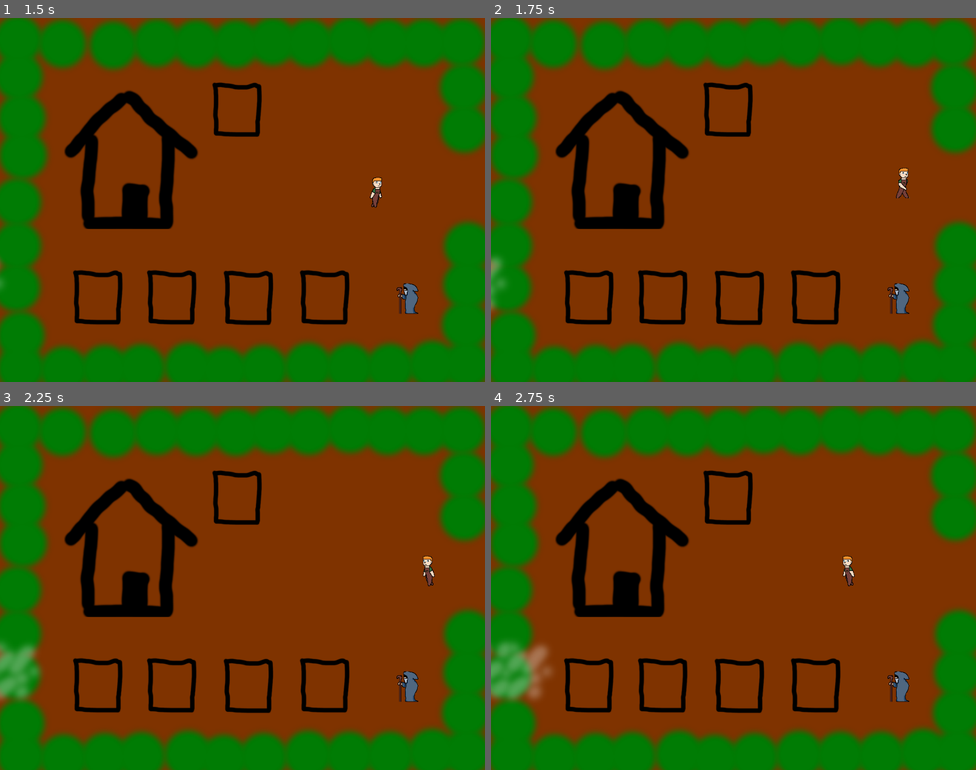
Above: before the commit, frames 1-4 (two rows, left to right).
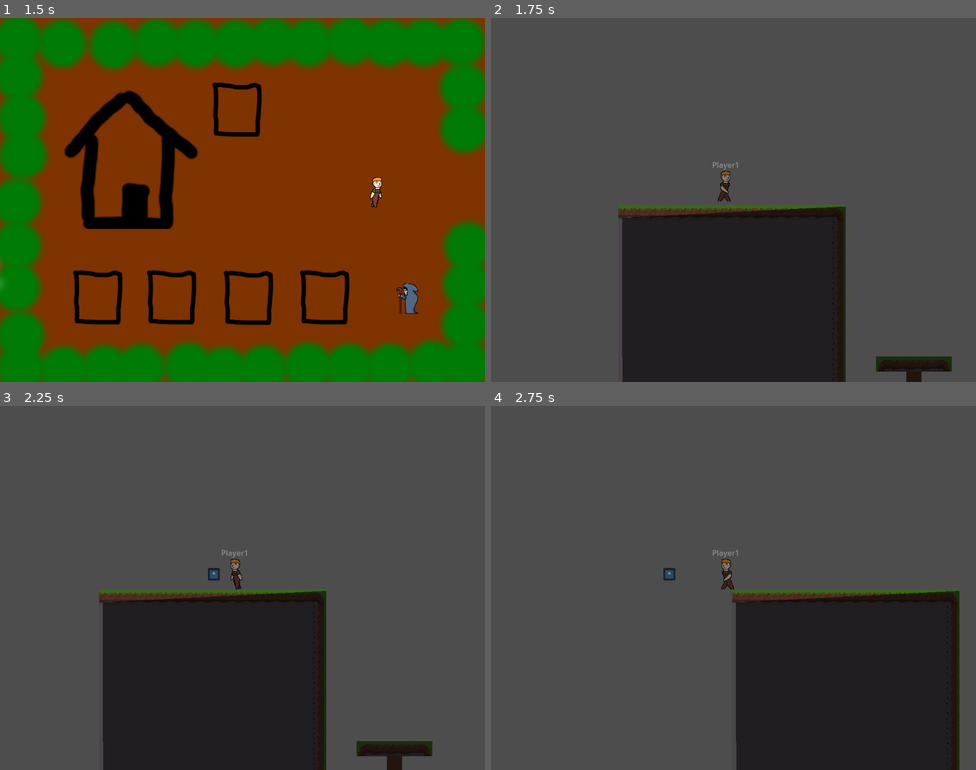
Above: after the commit, the same moments.

Repository: zac112/HeroFarmer
Game: Godot game, scene res://Assets/Farm/Farm.tscn
Two runs of this game, one before a commit and one after it. Both use one fixed random seed, a clock stepped at 60 frames per second and the inputs below. This scene is started directly instead of the project's main scene. The engine's default icon, where the game draws it, is replaced by a stand-in: a white triangle on a blue panel in a dark square.
Inputs:
- Up to frame 1 (1.5 s): tap Enter at 0.5 s; hold Space (Farm_action) 0.53-1.28 s; hold D (Farm_right) from 0.53 s (still down); tap W (Farm_up) at 0.77 s; tap Space (Farm_action) at 1.35 s
- Up to frame 2 (1.75 s): keep holding D (Farm_right); tap W (Farm_up) at 1.52 s
- Up to frame 3 (2.25 s): release D (Farm_right) at 2.03 s; hold A (Farm_left) from 2.03 s (still down); hold Space (Farm_action) from 2.03 s (still down)
- Up to frame 4 (2.75 s): keep holding A (Farm_left); keep holding Space (Farm_action)

Frame 1 is identical in both runs. In frame 2, 100% of the frame differs, in the area x 0-100%, y 0-100%; in frame 3, 100%; in frame 4, 100%.
Error before the commit: Invalid type in function 'change_scene_to_file' in base 'SceneTree'. Cannot convert argument 1 from int to String. (res://Assets/SceneHandler/SceneHandler.gd:4)

Commit message:
Scenetransition and level 1 enemies fixed

Diff:
--- a/Assets/Farm/Farm.tscn
+++ b/Assets/Farm/Farm.tscn
@@ -7,7 +7,6 @@
 [ext_resource type="Texture2D" uid="uid://dy65lngyia1iq" path="res://Assets/Farm/House.png" id="4_j2vln"]
 [ext_resource type="Script" path="res://Assets/Farm/Clouds/Cloudspawner.gd" id="6_62ewd"]
 [ext_resource type="PackedScene" uid="uid://coxo0dquxqgjc" path="res://Assets/Farm/Vendor/Vendor.tscn" id="8_s1s0d"]
-[ext_resource type="AudioStream" path="res://Assets/Audio/Music Box Game Over 2.wav" id="9_bt7sx"]
 
 [node name="Farm" type="Node2D"]
 
@@ -53,5 +52,4 @@
 [node name="Vendor" parent="." instance=ExtResource("8_s1s0d")]
 
 [node name="Background2" type="AudioStreamPlayer" parent="."]
-stream = ExtResource("9_bt7sx")
 autoplay = true
--- a/Assets/Platform/Level1/level_1.1.tscn
+++ b/Assets/Platform/Level1/level_1.1.tscn
@@ -5,10 +5,10 @@
 [ext_resource type="Texture2D" uid="uid://b4jeb2tqjs18c" path="res://icon.svg" id="2_scurm"]
 [ext_resource type="Texture2D" uid="uid://cirdan2p8mim" path="res://Assets/Platform/BASICTILESET1.png" id="3_4alr1"]
 [ext_resource type="PackedScene" uid="uid://vgofjgcnkrxk" path="res://Assets/SceneHandler/SceneTransition.tscn" id="5_x24v0"]
-[ext_resource type="PackedScene" uid="uid://cbc54ppjckeld" path="res://Assets/Platform/Boss/Enemy_boss.tscn" id="6_ul227"]
 [ext_resource type="AudioStream" uid="uid://cqbp5erqj0hua" path="res://Assets/Audio/E1M1 Bloo - Stricken Commission.ogg" id="7_l1c6a"]
 [ext_resource type="Texture2D" uid="uid://6qi25blllc0o" path="res://Assets/Platform/HANGINGLIGHTALL.png" id="8_4yuyj"]
 [ext_resource type="Texture2D" uid="uid://bv4kpht1v4uv5" path="res://Assets/Platform/STANDINGTORCHALL.png" id="9_ata8m"]
+[ext_resource type="PackedScene" uid="uid://dgc3dnychgmd4" path="res://Assets/Enemies/Enemy_melee.tscn" id="9_e3rn7"]
 
 [sub_resource type="TileSetAtlasSource" id="TileSetAtlasSource_mysnq"]
 texture = ExtResource("2_scurm")
@@ -454,7 +454,7 @@
 [node name="StaticBody2D" type="StaticBody2D" parent="."]
 
 [node name="player_platform" parent="." instance=ExtResource("1_n5est")]
-position = Vector2(-90, -32)
+position = Vector2(-758, -578)
 
 [node name="Camera2D" type="Camera2D" parent="player_platform"]
 position = Vector2(16, 29)
@@ -467,7 +467,6 @@
 
 [node name="SceneTransition" parent="." instance=ExtResource("5_x24v0")]
 position = Vector2(3251, -282)
-targetScene = "res://Assets/Farm/Farm.tscn"
 
 [node name="Background" type="AudioStreamPlayer2D" parent="."]
 stream = ExtResource("7_l1c6a")
@@ -476,30 +475,6 @@
 
 [node name="CanvasModulate" type="CanvasModulate" parent="."]
 color = Color(0.241156, 0.241156, 0.241156, 1)
-
-[node name="Enemy_melee_walking" parent="." instance=ExtResource("6_ul227")]
-position = Vector2(268, -37)
-
-[node name="Enemy_melee_walking2" parent="." instance=ExtResource("6_ul227")]
-position = Vector2(1053, -67)
-
-[node name="Enemy_melee_walking3" parent="." instance=ExtResource("6_ul227")]
-position = Vector2(1011, -287)
-
-[node name="Enemy_melee_walking4" parent="." instance=ExtResource("6_ul227")]
-position = Vector2(1798, -2)
-
-[node name="Enemy_melee_walking5" parent="." instance=ExtResource("6_ul227")]
-position = Vector2(1979, -2)
-
-[node name="Enemy_melee_walking6" parent="." instance=ExtResource("6_ul227")]
-position = Vector2(2063, -351)
-
-[node name="Enemy_melee_walking7" parent="." instance=ExtResource("6_ul227")]
-position = Vector2(2649, -159)
-
-[node name="Enemy_melee_walking8" parent="." instance=ExtResource("6_ul227")]
-position = Vector2(3028, -350)
 
 [node name="DirectionalLight2D" type="DirectionalLight2D" parent="."]
 position = Vector2(-44.9999, -746)
@@ -658,3 +633,27 @@
 sprite_frames = SubResource("SpriteFrames_f243x")
 autoplay = "default"
 frame_progress = 0.839094
+
+[node name="Enemy_melee" parent="." instance=ExtResource("9_e3rn7")]
+position = Vector2(268, -35)
+
+[node name="Enemy_melee2" parent="." instance=ExtResource("9_e3rn7")]
+position = Vector2(1052, -66)
+
+[node name="Enemy_melee3" parent="." instance=ExtResource("9_e3rn7")]
+position = Vector2(1009, -287)
+
+[node name="Enemy_melee4" parent="." instance=ExtResource("9_e3rn7")]
+position = Vector2(1787, -32)
+
+[node name="Enemy_melee5" parent="." instance=ExtResource("9_e3rn7")]
+position = Vector2(1989, -33)
+
+[node name="Enemy_melee6" parent="." instance=ExtResource("9_e3rn7")]
+position = Vector2(2069, -361)
+
+[node name="Enemy_melee7" parent="." instance=ExtResource("9_e3rn7")]
+position = Vector2(2625, -168)
+
+[node name="Enemy_melee8" parent="." instance=ExtResource("9_e3rn7")]
+position = Vector2(3034, -351)
--- a/Assets/SceneHandler/SceneTransition.gd
+++ b/Assets/SceneHandler/SceneTransition.gd
@@ -7,4 +7,4 @@
 @export_range(0,3) var targetScene : int
 
 func _on_body_entered(body):
-	SceneHandler.loadScene(targetScene)
+	SceneHandler.loadScene(levels[targetScene])
Not shown: 1 places in Assets/Farm/Farm.tscn that only renumber resources
